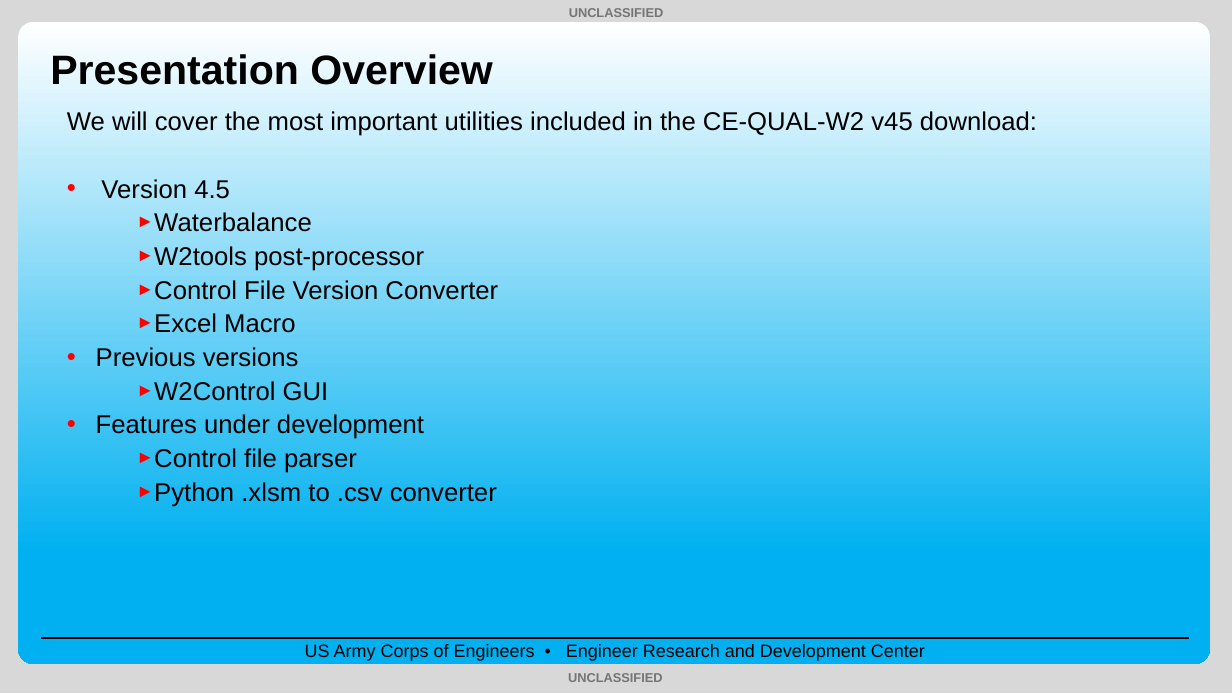
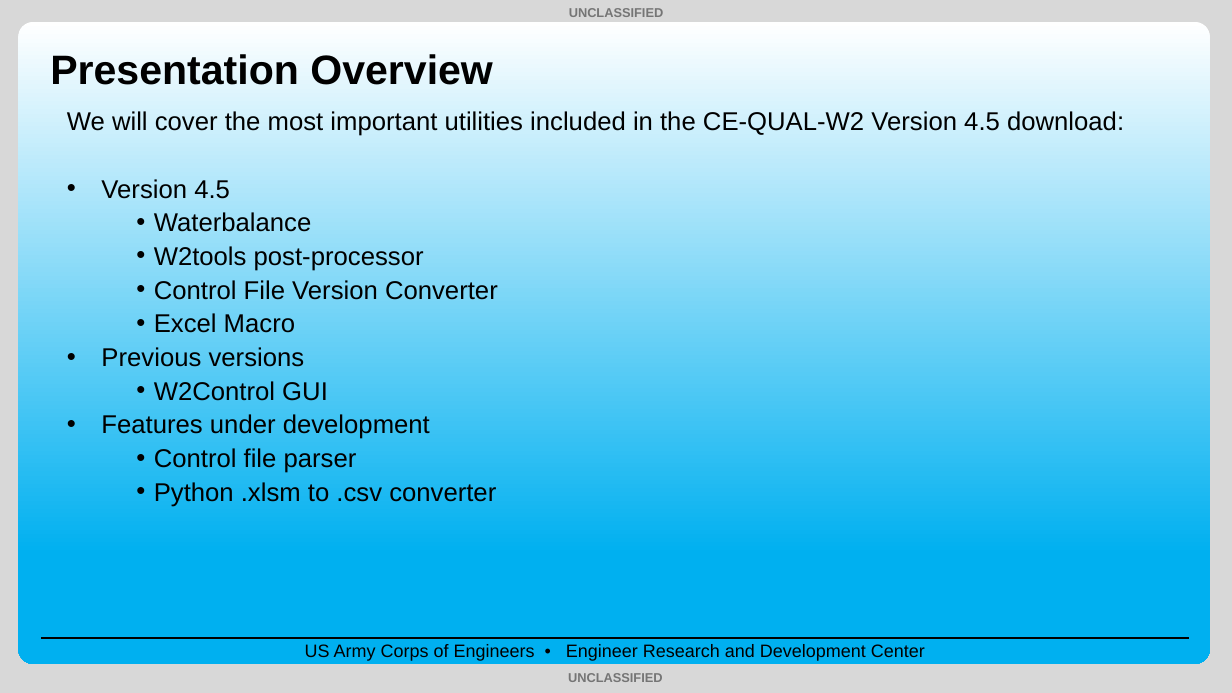
Before and after one commit to EcohydrologyTeam/CE-QUAL-W2-Workshop-2025, a slide deck: slide 2 of Lectures/2.07_Lecture_Model_Utilities_Sep2025_TS.pptx. Drawn at 1232x693 pixels with LibreOffice and Linux fonts; fonts in the diff are those of the drawing; background and template pictures are left out. Boxes give left, top, right and bottom in pixels: in the first picture for what was removed or moved away, otherwise in the second. Text is boxed around its words. In the diff, an @@ line names an element or a change of style, - is before the commit and + after.

```diff
--- a/Lectures/2.07_Lecture_Model_Utilities_Sep2025_TS.pptx
+++ b/Lectures/2.07_Lecture_Model_Utilities_Sep2025_TS.pptx
@@ text at [67, 111, 1124, 136]: text changed @@
-We will cover the most important utilities included in the CE-QUAL-W2 v45 download:
+We will cover the most important utilities included in the CE-QUAL-W2 Version 4.5 download:
@@ text at [101, 179, 498, 507]: bullet ► to •; indent changed @@
```
Also in this commit, not shown: 3 other slides changed, 8 other files.
